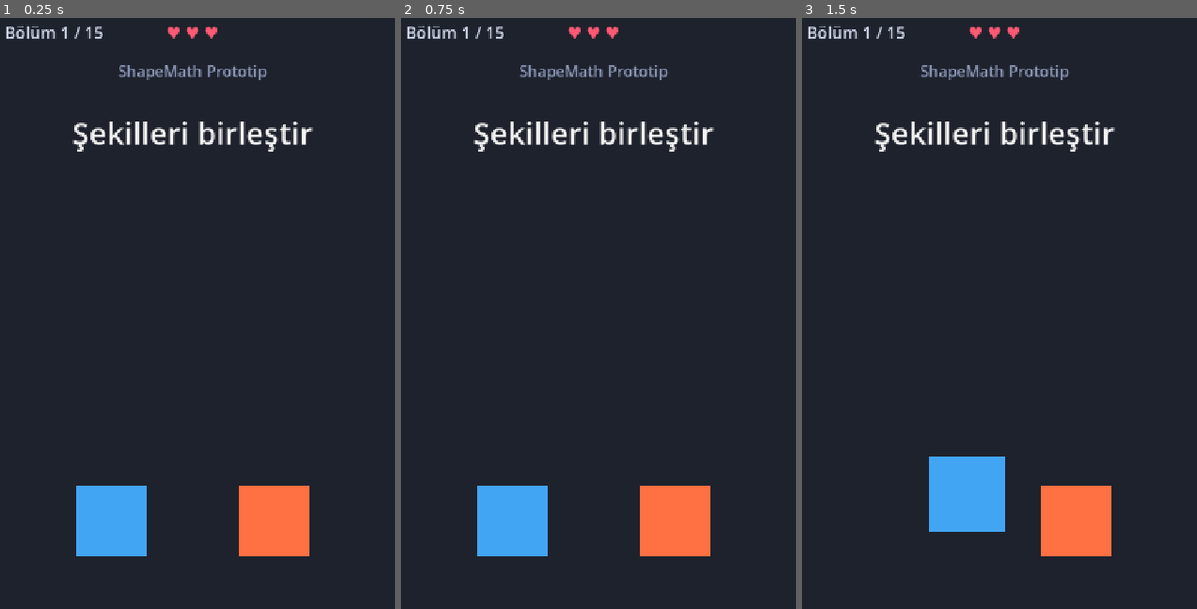
Above: before the commit, frames 1-3 (left to right).
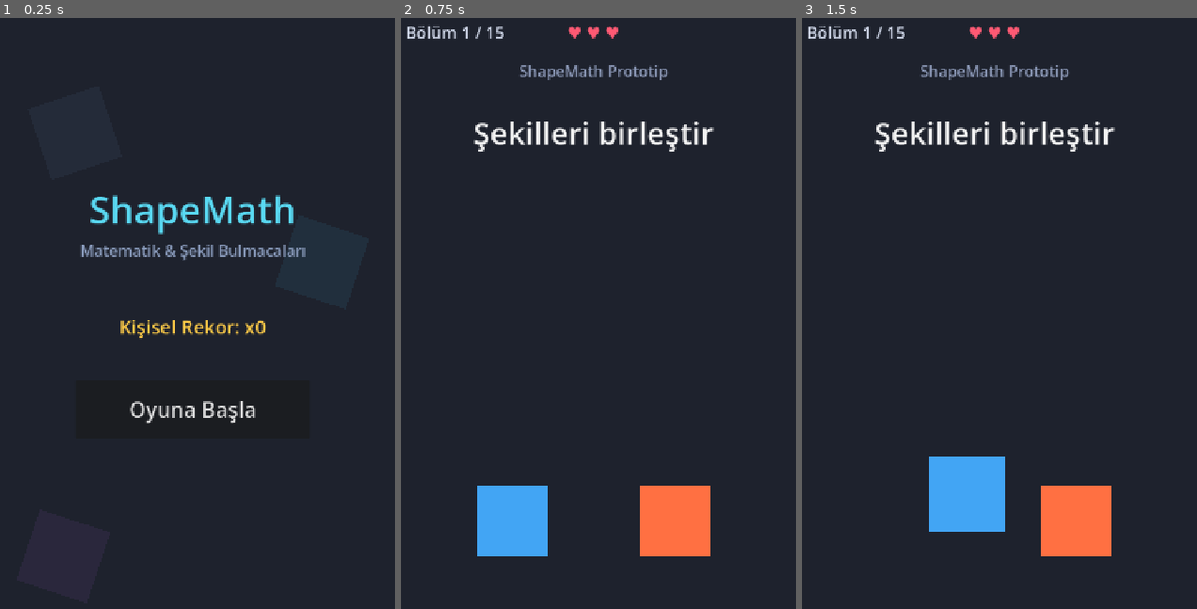
Above: after the commit, the same moments.

Repository: AbdullahTurgut/shapemath-godot
Game: Godot game, scene res://scenes/main.tscn
Two runs of this game, one before a commit and one after it. Both use one fixed random seed, a clock stepped at 60 frames per second and the inputs below.
Inputs (mouse positions are in pixels of both pictures, inside the frame that each line leads up to):
- Up to frame 1 (0.25 s): no input
- Up to frame 2 (0.75 s): click (594, 408) at 0.5 s, where only the run after the commit has a clickable "Oyuna Başla"
- Up to frame 3 (1.5 s): tap Enter at 1.25 s; drag from (912, 520) to (1078, 520) at 1.27 s

The runs differ from the first frame. In frame 1, 9.0% of the frame differs, in the area x 1-80%, y 1-92%; in frame 2, nothing differs; in frame 3, nothing differs.

Commit message:
feat: add main menu and start game flow

Diff:
--- a/scenes/main.tscn
+++ b/scenes/main.tscn
@@ -130,6 +130,78 @@
 text = "?"
 horizontal_alignment = 1
 vertical_alignment = 1
+
+[node name="MainMenu" type="Control" parent="."]
+z_index = 10
+layout_mode = 3
+anchors_preset = 15
+anchor_right = 1.0
+anchor_bottom = 1.0
+offset_right = 720.0
+offset_bottom = 1280.0
+grow_horizontal = 2
+grow_vertical = 2
+
+[node name="MenuBackground" type="ColorRect" parent="MainMenu"]
+layout_mode = 1
+anchors_preset = 15
+anchor_right = 1.0
+anchor_bottom = 1.0
+offset_right = 720.0
+offset_bottom = 1280.0
+grow_horizontal = 2
+grow_vertical = 2
+color = Color(0.117647, 0.133333, 0.176471, 1)
+
+[node name="DecoShape1" type="Polygon2D" parent="MainMenu"]
+color = Color(0.18, 0.22, 0.3, 0.4)
+polygon = PackedVector2Array(80, 200, 200, 160, 240, 280, 120, 320)
+
+[node name="DecoShape2" type="Polygon2D" parent="MainMenu"]
+color = Color(0.16, 0.28, 0.36, 0.35)
+polygon = PackedVector2Array(540, 380, 660, 420, 620, 540, 500, 500)
+
+[node name="DecoShape3" type="Polygon2D" parent="MainMenu"]
+color = Color(0.28, 0.2, 0.38, 0.3)
+polygon = PackedVector2Array(100, 880, 220, 920, 180, 1040, 60, 1000)
+
+[node name="TitleLabel" type="Label" parent="MainMenu"]
+offset_top = 320.0
+offset_right = 720.0
+offset_bottom = 420.0
+theme_override_colors/font_color = Color(0.35, 0.85, 0.95, 1)
+theme_override_font_sizes/font_size = 64
+text = "ShapeMath"
+horizontal_alignment = 1
+vertical_alignment = 1
+
+[node name="SubtitleLabel" type="Label" parent="MainMenu"]
+offset_top = 415.0
+offset_right = 720.0
+offset_bottom = 465.0
+theme_override_colors/font_color = Color(0.55, 0.62, 0.75, 1)
+theme_override_font_sizes/font_size = 26
+text = "Matematik & Şekil Bulmacaları"
+horizontal_alignment = 1
+vertical_alignment = 1
+
+[node name="PersonalBestLabel" type="Label" parent="MainMenu"]
+offset_top = 540.0
+offset_right = 720.0
+offset_bottom = 600.0
+theme_override_colors/font_color = Color(1, 0.8, 0.28, 1)
+theme_override_font_sizes/font_size = 32
+text = "Kişisel Rekor: x0"
+horizontal_alignment = 1
+vertical_alignment = 1
+
+[node name="StartGameButton" type="Button" parent="MainMenu"]
+offset_left = 160.0
+offset_top = 660.0
+offset_right = 560.0
+offset_bottom = 760.0
+theme_override_font_sizes/font_size = 36
+text = "Oyuna Başla"
 
 [node name="RunCompleteOverlay" type="Control" parent="."]
 visible = false
--- a/scripts/core/level_manager.gd
+++ b/scripts/core/level_manager.gd
@@ -99,9 +99,6 @@
 		next_button.pressed.connect(advance_to_next_level)
 
 	_ensure_levels_loaded()
-	generate_run_sequence()
-	_update_lives_ui(false)
-	load_level(0)
 
 
 func _ensure_levels_loaded() -> void:
--- a/scripts/core/main.gd
+++ b/scripts/core/main.gd
@@ -1,8 +1,18 @@
 extends Node2D
+
+enum AppState {
+	MAIN_MENU,
+	PLAYING,
+}
+
+var current_state: AppState = AppState.MAIN_MENU
 
 @onready var save_manager: SaveManager = $SaveManager
 @onready var feedback_manager: FeedbackManager = $FeedbackManager
 @onready var level_manager: LevelManager = $LevelManager
+@onready var main_menu: Control = $MainMenu
+@onready var personal_best_label: Label = $MainMenu/PersonalBestLabel
+@onready var start_game_button: Button = $MainMenu/StartGameButton
 @onready var next_button: Button = $NextButton
 @onready var play_again_button: Button = $RunCompleteOverlay/Card/PlayAgainButton
 @onready var try_again_button: Button = $RunFailureOverlay/Card/TryAgainButton
@@ -18,12 +28,70 @@
 			level_manager.save_manager = save_manager
 			level_manager.personal_best_streak = save_manager.get_personal_best_streak()
 
+	if start_game_button and not start_game_button.pressed.is_connected(start_game_from_menu):
+		start_game_button.pressed.connect(start_game_from_menu)
 	if next_button and not next_button.pressed.is_connected(_on_next_button_pressed) and (not level_manager or not next_button.pressed.is_connected(level_manager.advance_to_next_level)):
 		next_button.pressed.connect(_on_next_button_pressed)
 	if play_again_button and not play_again_button.pressed.is_connected(_on_play_again_pressed) and (not level_manager or not play_again_button.pressed.is_connected(level_manager.start_new_run)):
 		play_again_button.pressed.connect(_on_play_again_pressed)
 	if try_again_button and not try_again_button.pressed.is_connected(_on_try_again_pressed) and (not level_manager or not try_again_button.pressed.is_connected(level_manager.start_new_run)):
 		try_again_button.pressed.connect(_on_try_again_pressed)
+
+	_show_main_menu()
+
+
+func _show_main_menu() -> void:
+	current_state = AppState.MAIN_MENU
+	_refresh_main_menu()
+
+	if main_menu:
+		main_menu.visible = true
+
+	_set_gameplay_visible(false)
+
+
+func _refresh_main_menu() -> void:
+	if personal_best_label:
+		var pb: int = 0
+		if level_manager:
+			pb = level_manager.personal_best_streak
+		elif save_manager:
+			pb = save_manager.get_personal_best_streak()
+		personal_best_label.text = "Kişisel Rekor: x%d" % pb
+
+
+func start_game_from_menu() -> void:
+	current_state = AppState.PLAYING
+
+	if main_menu:
+		main_menu.visible = false
+
+	_set_gameplay_visible(true)
+
+	if level_manager:
+		level_manager.start_new_run()
+
+
+func _set_gameplay_visible(is_vis: bool) -> void:
+	var level_lbl: Label = get_node_or_null("LevelIndicatorLabel")
+	var lives_lbl: Label = get_node_or_null("LivesLabel")
+	var streak_lbl: Label = get_node_or_null("StreakLabel")
+	var title_lbl: Label = get_node_or_null("TitleLabel")
+	var prompt_lbl: Label = get_node_or_null("PromptLabel")
+	var success_lbl: Label = get_node_or_null("SuccessLabel")
+	var next_btn: Button = get_node_or_null("NextButton")
+	var shape_cnt: Node2D = get_node_or_null("ShapeContainer")
+	var math_cnt: Node2D = get_node_or_null("MathContainer")
+
+	if level_lbl: level_lbl.visible = is_vis
+	if lives_lbl: lives_lbl.visible = is_vis
+	if streak_lbl: streak_lbl.visible = false
+	if title_lbl: title_lbl.visible = is_vis
+	if prompt_lbl: prompt_lbl.visible = is_vis
+	if success_lbl: success_lbl.visible = false
+	if next_btn: next_btn.visible = false
+	if shape_cnt: shape_cnt.visible = is_vis
+	if math_cnt: math_cnt.visible = is_vis
 
 
 func _on_next_button_pressed() -> void:
--- a/scripts/tests/test_progression.gd
+++ b/scripts/tests/test_progression.gd
@@ -16,18 +16,39 @@
 	await physics_frame
 
 func _run_tests() -> void:
-	print("--- BEGINNING STEP 13A AUTOMATED TEST SUITE (PERSISTENT SETTINGS & PERSONAL BEST ARCHITECTURE) ---")
+	print("--- BEGINNING STEP 13B AUTOMATED TEST SUITE (MAIN MENU & START GAME FLOW) ---")
+
+	# Define isolated test save path
+	var test_save_path: String = "user://test_save_13b.cfg"
+	if FileAccess.file_exists(test_save_path):
+		DirAccess.remove_absolute(test_save_path)
+
+	# Pre-populate a test save with personal_best_streak = 8 for Scenario D test
+	var sm_setup := SaveManager.new()
+	sm_setup.save_path = test_save_path
+	sm_setup.personal_best_streak = 8
+	sm_setup.save_data()
+
 	var main_scene: PackedScene = load("res://scenes/main.tscn")
 	var main_node: Node2D = main_scene.instantiate()
+
+	# Point SaveManager to isolated test path before adding to tree
+	var save_manager: SaveManager = main_node.get_node("SaveManager") as SaveManager
+	save_manager.save_path = test_save_path
+
 	root.add_child(main_node)
 
 	# Allow a frame for _ready to execute
 	await process_frame
 	await _sync_physics()
 
-	var save_manager: SaveManager = main_node.get_node("SaveManager") as SaveManager
 	var feedback_manager: FeedbackManager = main_node.get_node("FeedbackManager") as FeedbackManager
 	var level_manager: LevelManager = main_node.get_node("LevelManager") as LevelManager
+	var main_menu: Control = main_node.get_node("MainMenu") as Control
+	var menu_title_lbl: Label = main_menu.get_node("TitleLabel") as Label
+	var menu_pb_lbl: Label = main_menu.get_node("PersonalBestLabel") as Label
+	var start_btn: Button = main_menu.get_node("StartGameButton") as Button
+
 	var level_lbl: Label = main_node.get_node("LevelIndicatorLabel") as Label
 	var lives_lbl: Label = main_node.get_node("LivesLabel") as Label
 	var streak_lbl: Label = main_node.get_node("StreakLabel") as Label
@@ -40,170 +61,60 @@
 	var failure_overlay: Control = main_node.get_node("RunFailureOverlay") as Control
 	var try_again_btn: Button = failure_overlay.get_node("Card/TryAgainButton") as Button
 
-	assert(save_manager != null, "SaveManager must exist in main scene")
-	assert(feedback_manager != null, "FeedbackManager must exist in main scene")
-	assert(level_manager != null, "LevelManager must exist in main scene")
+	assert(main_menu != null, "MainMenu control node must exist")
+	assert(start_btn != null, "StartGameButton must exist")
+	assert(menu_pb_lbl != null, "PersonalBestLabel must exist")
 
 	# Accelerate animation delays for test suite execution speed
 	level_manager.transition_delay = 0.01
 	level_manager.summary_delay = 0.01
 	level_manager.failure_delay = 0.01
 
-	# Define isolated test save paths so developer's actual save file is unaffected
-	var test_save_path: String = "user://test_save_13a.cfg"
-	var test_corrupt_path: String = "user://test_corrupt_13a.cfg"
-	var test_partial_path: String = "user://test_partial_13a.cfg"
-
-	# Clean up any existing test files
-	if FileAccess.file_exists(test_save_path):
-		DirAccess.remove_absolute(test_save_path)
-	if FileAccess.file_exists(test_corrupt_path):
-		DirAccess.remove_absolute(test_corrupt_path)
-	if FileAccess.file_exists(test_partial_path):
-		DirAccess.remove_absolute(test_partial_path)
-
-	# --- TEST SCENARIO A: FIRST LAUNCH DEFAULTS (NO FILE EXISTS) ---
-	print("\n[SCENARIO A] First launch defaults when no save file exists")
-	var sm_test := SaveManager.new()
-	sm_test.save_path = test_save_path
-	sm_test.load_data()
-	assert(sm_test.get_sound_enabled() == true, "Scenario A: Default sound_enabled must be true")
-	assert(sm_test.get_haptics_enabled() == true, "Scenario A: Default haptics_enabled must be true")
-	assert(sm_test.get_personal_best_streak() == 0, "Scenario A: Default personal_best_streak must be 0")
-
-	# --- TEST SCENARIO B: SETTINGS SAVE & RELOAD ---
-	print("\n[SCENARIO B] Settings save & reload from disk")
-	sm_test.set_sound_enabled(false)
-	sm_test.set_haptics_enabled(false)
-
-	var sm_reload := SaveManager.new()
-	sm_reload.save_path = test_save_path
-	sm_reload.load_data()
-	assert(sm_reload.get_sound_enabled() == false, "Scenario B: Persisted sound_enabled must be false")
-	assert(sm_reload.get_haptics_enabled() == false, "Scenario B: Persisted haptics_enabled must be false")
-
-	# --- TEST SCENARIO C: INDEPENDENT TOGGLES ---
-	print("\n[SCENARIO C] Independent sound and haptic toggles")
-	sm_test.set_sound_enabled(false)
-	sm_test.set_haptics_enabled(true)
-
-	var sm_reload2 := SaveManager.new()
-	sm_reload2.save_path = test_save_path
-	sm_reload2.load_data()
-	assert(sm_reload2.get_sound_enabled() == false, "Scenario C: sound_enabled must be false")
-	assert(sm_reload2.get_haptics_enabled() == true, "Scenario C: haptics_enabled must be true")
-
-	# --- TEST SCENARIO D: PERSONAL RECORD SAVE & RELOAD ---
-	print("\n[SCENARIO D] Update personal best streak and reload")
-	var updated_d: bool = sm_test.update_personal_best_streak(5)
-	assert(updated_d == true, "Scenario D: Updating from 0 to 5 returns true")
-
-	var sm_reload3 := SaveManager.new()
-	sm_reload3.save_path = test_save_path
-	sm_reload3.load_data()
-	assert(sm_reload3.get_personal_best_streak() == 5, "Scenario D: Persisted personal best must be 5")
-
-	# --- TEST SCENARIO E: PERSONAL RECORD CANNOT DECREASE ---
-	print("\n[SCENARIO E] Personal best cannot decrease when lower streak is attempted")
-	var updated_e: bool = sm_test.update_personal_best_streak(3)
-	assert(updated_e == false, "Scenario E: Lower streak of 3 must not overwrite 5 and returns false")
-	assert(sm_test.get_personal_best_streak() == 5, "Scenario E: Personal best remains 5")
-
-	# --- TEST SCENARIO F: PERSONAL RECORD INCREASES ---
-	print("\n[SCENARIO F] Personal best increases to 8")
-	var updated_f: bool = sm_test.update_personal_best_streak(8)
-	assert(updated_f == true, "Scenario F: Updating from 5 to 8 returns true")
-	assert(sm_test.get_personal_best_streak() == 8, "Scenario F: Personal best is 8")
-
-	var sm_reload4 := SaveManager.new()
-	sm_reload4.save_path = test_save_path
-	sm_reload4.load_data()
-	assert(sm_reload4.get_personal_best_streak() == 8, "Scenario F: Persisted personal best is 8")
-
-	# --- TEST SCENARIO G: SESSION RESET SEMANTICS ---
-	print("\n[SCENARIO G] Session reset semantics: volatile streaks reset, personal best preserved")
-	level_manager.save_manager = sm_reload4
-	level_manager.personal_best_streak = sm_reload4.get_personal_best_streak()
-	level_manager.current_streak = 0
-	level_manager.best_streak_this_run = 0
-	level_manager.best_streak_session = 0
-
-	assert(level_manager.current_streak == 0, "Scenario G: current_streak is 0")
-	assert(level_manager.best_streak_this_run == 0, "Scenario G: best_streak_this_run is 0")
-	assert(level_manager.best_streak_session == 0, "Scenario G: best_streak_session is 0")
-	assert(level_manager.personal_best_streak == 8, "Scenario G: personal_best_streak preserved at 8")
-
-	# --- TEST SCENARIO H: CORRUPT / MALFORMED CONFIG ---
-	print("\n[SCENARIO H] Corrupted config file safely falls back to defaults without crashing")
-	var file_corrupt := FileAccess.open(test_corrupt_path, FileAccess.WRITE)
-	file_corrupt.store_string("[settings\nmalformed === {{{ }}} corrupt data")
-	file_corrupt.close()
-
-	var sm_corrupt := SaveManager.new()
-	sm_corrupt.save_path = test_corrupt_path
-	sm_corrupt.load_data()
-	assert(sm_corrupt.get_sound_enabled() == true, "Scenario H: Fallback sound_enabled is true")
-	assert(sm_corrupt.get_haptics_enabled() == true, "Scenario H: Fallback haptics_enabled is true")
-	assert(sm_corrupt.get_personal_best_streak() == 0, "Scenario H: Fallback personal_best_streak is 0")
-
-	# --- TEST SCENARIO I: MISSING KEYS / PARTIAL CONFIG ---
-	print("\n[SCENARIO I] Partial config loads present keys and falls back for missing keys")
-	var file_partial := FileAccess.open(test_partial_path, FileAccess.WRITE)
-	file_partial.store_string("[settings]\nsound_enabled=false\n")
-	file_partial.close()
-
-	var sm_partial := SaveManager.new()
-	sm_partial.save_path = test_partial_path
-	sm_partial.load_data()
-	assert(sm_partial.get_sound_enabled() == false, "Scenario I: Loaded sound_enabled is false")
-	assert(sm_partial.get_haptics_enabled() == true, "Scenario I: Fallback haptics_enabled is true")
-	assert(sm_partial.get_personal_best_streak() == 0, "Scenario I: Fallback personal_best_streak is 0")
-
-	# --- TEST SCENARIO J, K, L, M: FEEDBACK SOUND AND HAPTIC SUPPRESSION ---
-	print("\n[SCENARIO J, K, L, M] FeedbackManager suppression behavior for sound & haptics")
-	# Scenario J: Sound disabled suppresses AudioPlayer
-	feedback_manager.sound_enabled = false
-	feedback_manager.haptics_enabled = true
-	feedback_manager.play_correct()
-	for player in feedback_manager._players:
-		assert(not player.playing, "Scenario J: No AudioPlayer should be playing when sound_enabled is false")
-
-	# Scenario M: Sound enabled + Haptics disabled
-	feedback_manager.sound_enabled = true
-	feedback_manager.haptics_enabled = false
-	feedback_manager.play_correct()
-	var any_playing: bool = false
-	for player in feedback_manager._players:
-		if player.playing:
-			any_playing = true
-			break
-	assert(any_playing == true, "Scenario M: AudioPlayer plays when sound_enabled is true")
-
-	# Restore feedback manager settings to true
-	feedback_manager.sound_enabled = true
-	feedback_manager.haptics_enabled = true
-
-	# --- TEST SCENARIO N: GAMEPLAY INTEGRATION & REGRESSION ---
-	print("\n[SCENARIO N] Gameplay integration: solve level updates personal best and runs 15-level flow")
-	var sm_game := SaveManager.new()
-	sm_game.save_path = test_save_path
-	sm_game.personal_best_streak = 0
-	sm_game.save_data()
-
-	level_manager.save_manager = sm_game
-	level_manager.personal_best_streak = 0
-	level_manager.current_streak = 0
-	level_manager.best_streak_this_run = 0
-	level_manager.best_streak_session = 0
-
-	level_manager.current_run_levels.clear()
-	level_manager.generate_run_sequence()
-	assert(level_manager.current_run_levels.size() == 15, "Scenario N: Generated run has 15 levels")
-	level_manager.load_level(0)
-	await process_frame
-	await _sync_physics()
-
-	# Helper to solve active level
+	# --- TEST SCENARIO A: FRESH APP LAUNCH SHOWS MAIN MENU ---
+	print("\n[SCENARIO A] App launches into Main Menu")
+	assert(main_menu.visible == true, "Scenario A: Main Menu must be visible on launch")
+	assert(menu_title_lbl.text == "ShapeMath", "Scenario A: Title must be 'ShapeMath'")
+
+	# --- TEST SCENARIO B: GAMEPLAY CONTENT HIDDEN / INACTIVE ON LAUNCH ---
+	print("\n[SCENARIO B] Gameplay content hidden and inactive on launch before pressing Oyuna Başla")
+	assert(prompt_lbl.visible == false, "Scenario B: prompt_label must be hidden on launch")
+	assert(level_lbl.visible == false, "Scenario B: level_indicator_label must be hidden on launch")
+	assert(lives_lbl.visible == false, "Scenario B: lives_label must be hidden on launch")
+	assert(level_manager.current_level_data == null, "Scenario B: No active puzzle data before start")
+	assert(level_manager.math_pieces.is_empty(), "Scenario B: No active draggable math pieces before start")
+	assert(level_manager.shape_pieces.is_empty(), "Scenario B: No active draggable shape pieces before start")
+
+	# --- TEST SCENARIO C & D: PERSONAL BEST DISPLAY REFLECTS PERSISTED VALUE ---
+	print("\n[SCENARIO C & D] Main Menu displays loaded Kişisel Rekor (x8)")
+	assert(menu_pb_lbl.text == "Kişisel Rekor: x8", "Scenario D: Personal best label must show 'Kişisel Rekor: x8' (got '%s')" % menu_pb_lbl.text)
+
+	# --- TEST SCENARIO E, F, G, H: PRESS OYUNA BAŞLA -> TRANSITIONS TO GAMEPLAY ---
+	print("\n[SCENARIO E, F, G, H] Press 'Oyuna Başla' -> transitions to active Level 1/15 run")
+	start_btn.pressed.emit()
+	await process_frame
+	await _sync_physics()
+
+	assert(main_menu.visible == false, "Scenario E: Main Menu is hidden after start")
+	assert(prompt_lbl.visible == true, "Scenario E: prompt_label is visible")
+	assert(level_lbl.visible == true, "Scenario E: level_indicator_label is visible")
+	assert(level_lbl.text == "Bölüm 1 / 15", "Scenario E: Indicator shows 'Bölüm 1 / 15'")
+	assert(lives_lbl.visible == true, "Scenario E: lives_label is visible")
+	assert(lives_lbl.text == "♥ ♥ ♥", "Scenario E: 3 lives displayed")
+	assert(level_manager.current_lives == 3, "Scenario E: Lives = 3")
+	assert(level_manager.current_streak == 0, "Scenario E: current_streak = 0")
+	assert(level_manager.best_streak_this_run == 0, "Scenario E: best_streak_this_run = 0")
+	assert(level_manager.current_run_levels.size() == 15, "Scenario E: 15 levels generated")
+
+	# Scenario F: Tier distribution
+	for i in range(15):
+		if i < 5:
+			assert(level_manager.current_run_levels[i].tier == 1, "Scenario F: Position %d must be Tier 1" % (i + 1))
+		elif i < 10:
+			assert(level_manager.current_run_levels[i].tier == 2, "Scenario F: Position %d must be Tier 2" % (i + 1))
+		else:
+			assert(level_manager.current_run_levels[i].tier == 3, "Scenario F: Position %d must be Tier 3" % (i + 1))
+
+	# Scenario H: Puzzle is interactive and solves
 	var solve_active_level = func() -> void:
 		var c_lvl = level_manager.current_level_data
 		if c_lvl.puzzle_type == LevelData.PuzzleType.SHAPE_MATCH:
@@ -222,19 +133,83 @@
 			level_manager._on_math_piece_dropped(cor_piece)
 		await level_manager.level_completed
 
-	# Solve Level 1
 	await solve_active_level.call()
-	assert(level_manager.current_streak == 1, "Streak is 1")
-	assert(level_manager.personal_best_streak == 1, "personal_best_streak is 1")
-	assert(sm_game.get_personal_best_streak() == 1, "SaveManager personal_best_streak is 1")
-
-	# Clean up test files
+	assert(level_manager.current_streak == 1, "Scenario H: Streak increments to 1 on solve")
+	if level_manager.transition_tween:
+		await level_manager.transition_tween.finished
+	await process_frame
+	await _sync_physics()
+
+	# --- TEST SCENARIO I: RUN FAILURE & RETRY FLOW ---
+	print("\n[SCENARIO I] Run failure and Tekrar Dene")
+	level_manager.current_lives = 1
+	var cur_lvl = level_manager.current_level_data
+	if cur_lvl.puzzle_type == LevelData.PuzzleType.SHAPE_MATCH:
+		level_manager.shape_piece_a.global_position = level_manager.shape_piece_b.global_position
+		var old_m = level_manager.shape_piece_a.match_id
+		level_manager.shape_piece_a.match_id = "wrong_match_id"
+		await _sync_physics()
+		level_manager._on_shape_piece_dropped(level_manager.shape_piece_a)
+		level_manager.shape_piece_a.match_id = old_m
+	else:
+		var w_piece: DraggablePiece = null
+		for p in level_manager.math_pieces:
+			if p.piece_text != cur_lvl.correct_answer:
+				w_piece = p
+				break
+		assert(w_piece != null)
+		w_piece.global_position = level_manager.math_target_zone.global_position
+		await _sync_physics()
+		level_manager._on_math_piece_dropped(w_piece)
+
+	if level_manager.failure_tween:
+		await level_manager.failure_tween.finished
+	await process_frame
+
+	assert(failure_overlay.visible == true, "Scenario I: Failure overlay is visible")
+
+	# Retry
+	try_again_btn.pressed.emit()
+	await process_frame
+	await _sync_physics()
+
+	assert(failure_overlay.visible == false, "Scenario I: Failure overlay hidden after retry")
+	assert(level_manager.current_level_index == 0, "Scenario I: Reset to Position 1")
+	assert(level_manager.current_lives == 3, "Scenario I: Lives reset to 3")
+	assert(level_lbl.text == "Bölüm 1 / 15", "Scenario I: Indicator reset to Bölüm 1 / 15")
+
+	# --- TEST SCENARIO J: RUN COMPLETE & PLAY AGAIN FLOW ---
+	print("\n[SCENARIO J] Run complete (15/15) and Tekrar Oyna")
+	for pos in range(14):
+		await solve_active_level.call()
+		if level_manager.transition_tween:
+			await level_manager.transition_tween.finished
+		await process_frame
+		await _sync_physics()
+
+	assert(level_manager.current_level_index == 14, "On position 15")
+	await solve_active_level.call()
+	if level_manager.summary_tween:
+		await level_manager.summary_tween.finished
+	await process_frame
+
+	assert(complete_overlay.visible == true, "Scenario J: Complete overlay visible")
+
+	play_again_btn.pressed.emit()
+	await process_frame
+	await _sync_physics()
+
+	assert(complete_overlay.visible == false, "Scenario J: Complete overlay hidden after Play Again")
+	assert(level_manager.current_level_index == 0, "Scenario J: Reset to position 0")
+	assert(level_manager.current_lives == 3, "Scenario J: Lives reset to 3")
+
+	# --- TEST SCENARIO K & L: 36-LEVEL MASTER POOL & PERSISTENCE UNBROKEN ---
+	print("\n[SCENARIO K & L] 36-level pool & persistence integrity")
+	assert(level_manager.levels.size() == 36, "Scenario L: Master pool has 36 levels")
+
+	# Clean up isolated test file
 	if FileAccess.file_exists(test_save_path):
 		DirAccess.remove_absolute(test_save_path)
-	if FileAccess.file_exists(test_corrupt_path):
-		DirAccess.remove_absolute(test_corrupt_path)
-	if FileAccess.file_exists(test_partial_path):
-		DirAccess.remove_absolute(test_partial_path)
-
-	print("\n>>> ALL STEP 13A AUTOMATED TESTS (SCENARIOS A - N) PASSED PERFECTLY! <<<\n")
+
+	print("\n>>> ALL STEP 13B AUTOMATED TESTS (SCENARIOS A - L) PASSED PERFECTLY! <<<\n")
 	quit(0)
Not shown, changed: builds/ShapeMath-debug.apk
Not shown, changed: builds/ShapeMath-debug.apk.idsig
